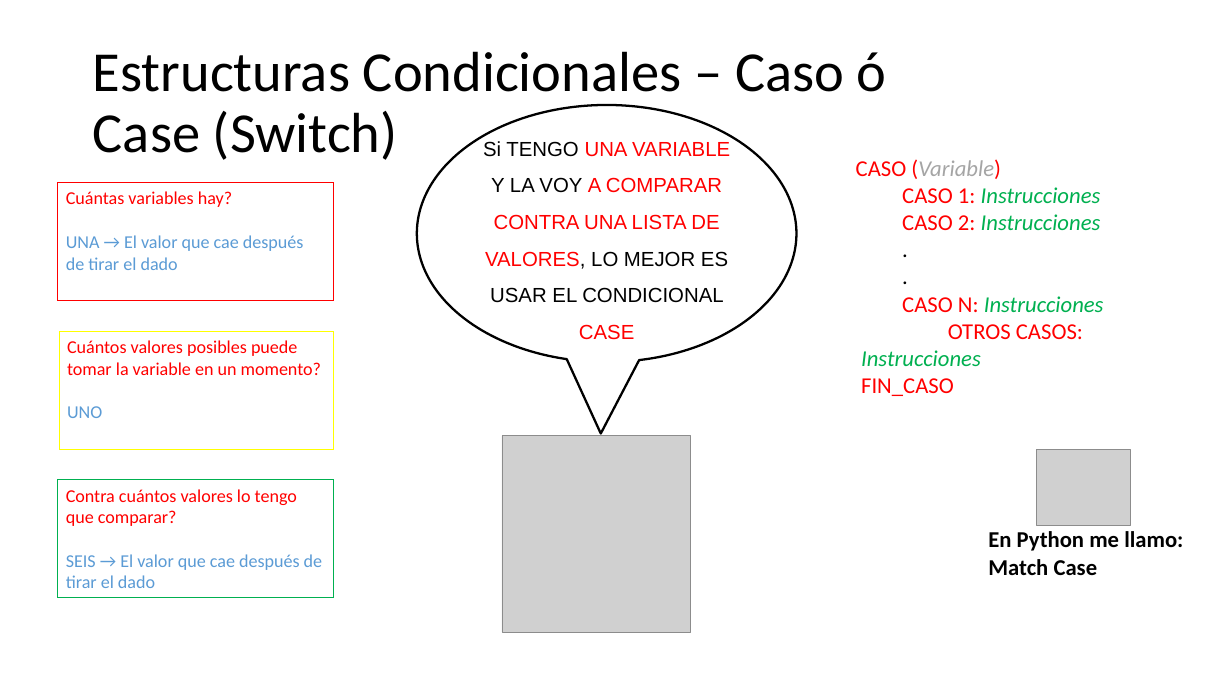
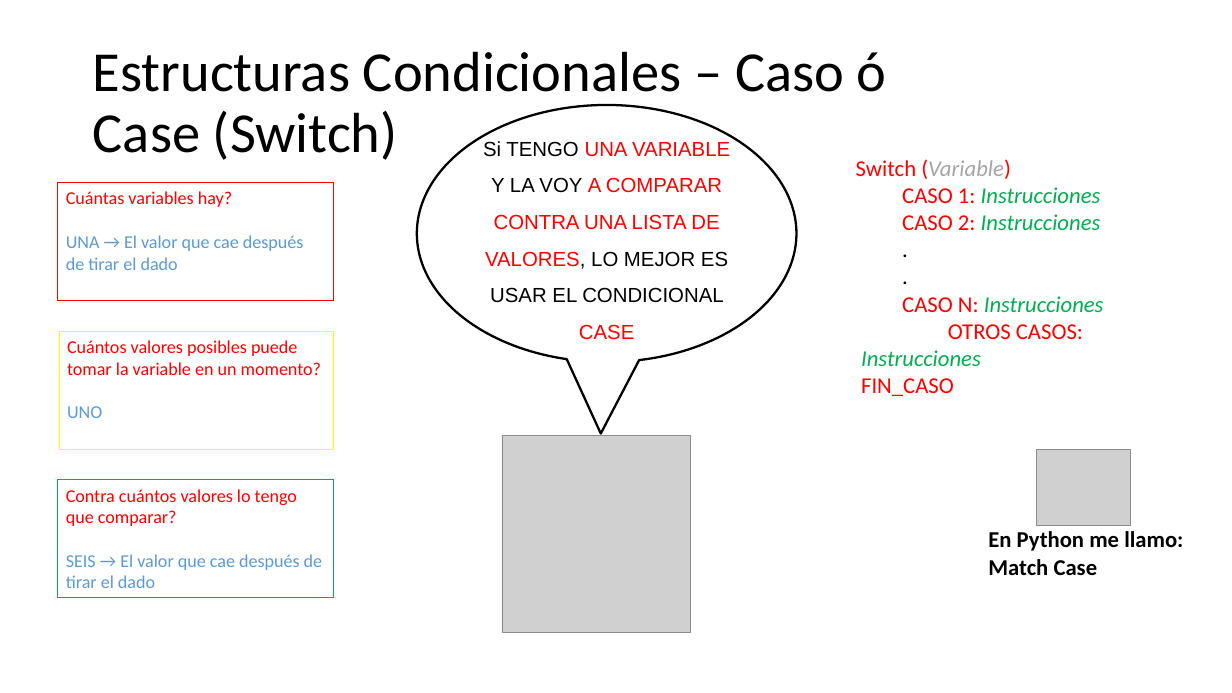
Before and after one commit to CesarLopez-Profe/Fundamentos_Python, a slide deck: slide 32 of Slides/2_Estruc_Ctrl_Condic.pptx. Drawn at 1232x693 pixels with LibreOffice and Linux fonts; fonts in the diff are those of the drawing; grey boxes stand for pictures; background and template pictures are left out. Boxes give left, top, right and bottom in pixels: in the first picture for what was removed or moved away, otherwise in the second. Text is boxed around its words. In the diff, an @@ line names an element or a change of style, - is before the commit and + after.

```diff
--- a/Slides/2_Estruc_Ctrl_Condic.pptx
+++ b/Slides/2_Estruc_Ctrl_Condic.pptx
@@ text at (x1=856, y1=159, x2=1011, y2=179): text changed; text colour #A5A5A5 to #FF0000; italic off @@
-  CASO (Variable)
+  Switch (Variable)
```
Also in this commit, not shown: 10 other slides changed, 1 other file.
